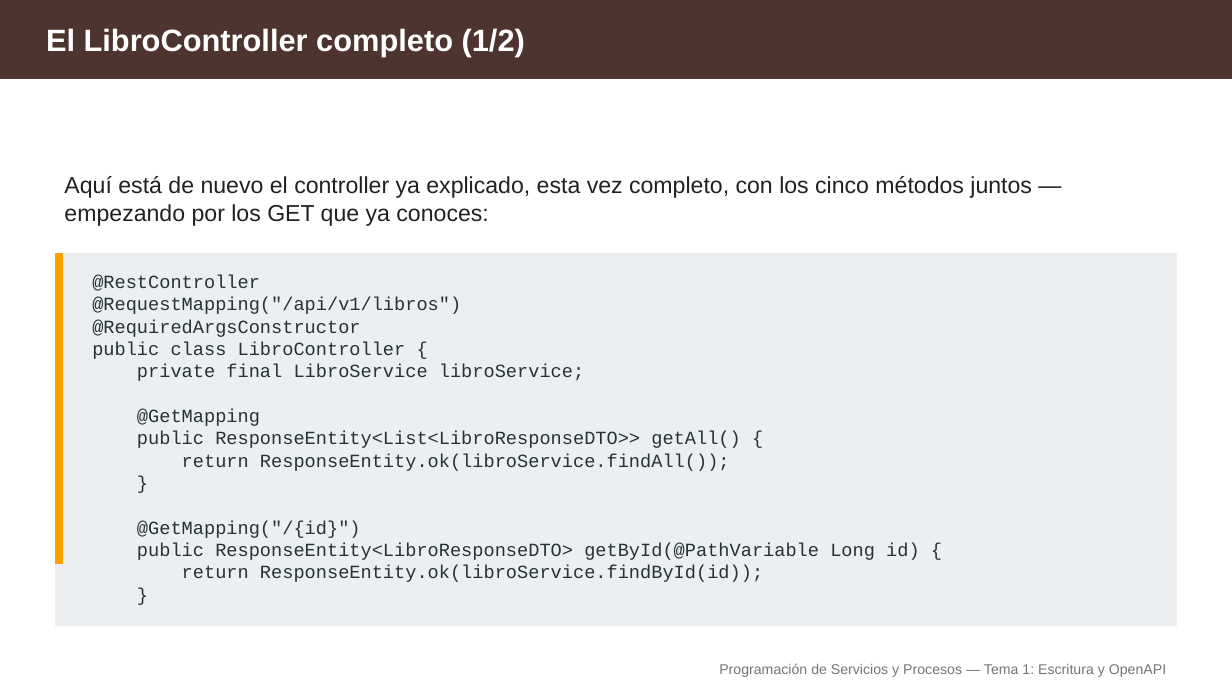
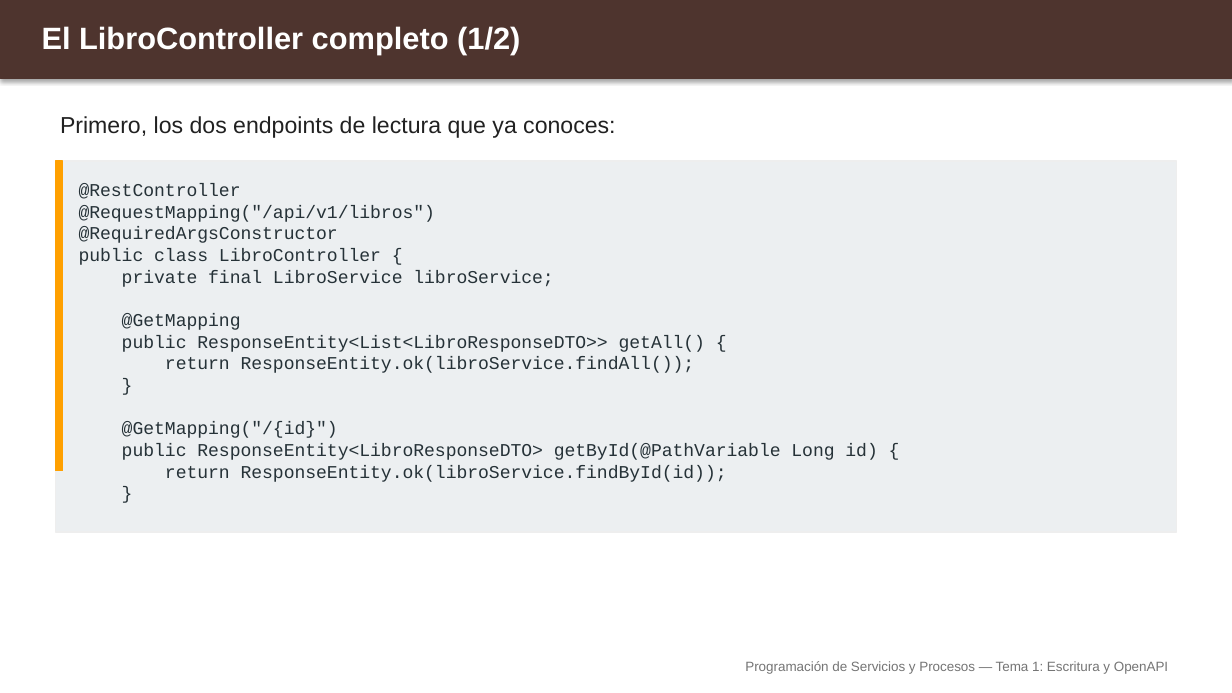
Before and after one commit to aitorventura/programacion-servicios-procesos, a slide deck: slide 3 of docs/tema1/diapositivas/escritura-y-openapi.pptx. Drawn at 1232x693 pixels with LibreOffice and Linux fonts; fonts in the diff are those of the drawing. Boxes give left, top, right and bottom in pixels: in the first picture for what was removed or moved away, otherwise in the second. Text is boxed around its words. In the diff, an @@ line names an element or a change of style, - is before the commit and + after.

Commit message:
tema1 actualizado + diapos. mkdocs tema1 abierto

```diff
--- a/docs/tema1/diapositivas/escritura-y-openapi.pptx
+++ b/docs/tema1/diapositivas/escritura-y-openapi.pptx
@@ rectangle at bbox=[0, 0, 1232, 79]: outline #4E342E 1 pt to #4E342E 0.75 pt; shadow on @@
@@ text "El LibroController completo (1/2)": place and size @@
-text "El LibroController completo (1/2)" at bbox=[46, 28, 525, 57]
+text "El LibroController completo (1/2)" at bbox=[42, 26, 520, 55]
@@ text at bbox=[60, 116, 615, 138]: text changed @@
-Aquí está de nuevo el controller ya explicado, esta vez completo, con los cinco métodos juntos — empezando por los GET que ya conoces:
+Primero, los dos endpoints de lectura que ya conoces:
@@ rectangle: place and size @@
-rectangle at bbox=[55, 254, 1177, 626]
+rectangle at bbox=[55, 161, 1177, 532]
@@ rectangle: place and size @@
-rectangle at bbox=[55, 254, 63, 564]
+rectangle at bbox=[55, 161, 63, 470]
@@ text at bbox=[79, 183, 877, 482]: text changed; size 14.5 to 14.1 pt @@
-@RestController
-@RequestMapping("/api/v1/libros")
-@RequiredArgsConstructor
-public class LibroController {
-private final LibroService libroService;
-@GetMapping
-public ResponseEntity<List<LibroResponseDTO>> getAll() {
-return ResponseEntity.ok(libroService.findAll());
-}
-@GetMapping("/{id}")
-public ResponseEntity<LibroResponseDTO> getById(@PathVariable Long id) {
-return ResponseEntity.ok(libroService.findById(id));
-}
+@RestController
+@RequestMapping("/api/v1/libros")
+@RequiredArgsConstructor
+public class LibroController {
+private final LibroService libroService;
+@GetMapping
+public ResponseEntity<List<LibroResponseDTO>> getAll() {
+return ResponseEntity.ok(libroService.findAll());
+}
+@GetMapping("/{id}")
+public ResponseEntity<LibroResponseDTO> getById(@PathVariable Long id) {
+return ResponseEntity.ok(libroService.findById(id));
+}
@@ text "Programación de Servicios y Procesos ..." at bbox=[745, 661, 1168, 674]: size 11 to 10.5 pt @@
```
Also in this commit, not shown: 8 other slides changed, 4 slides added, 17 slides removed, 23 other files.
